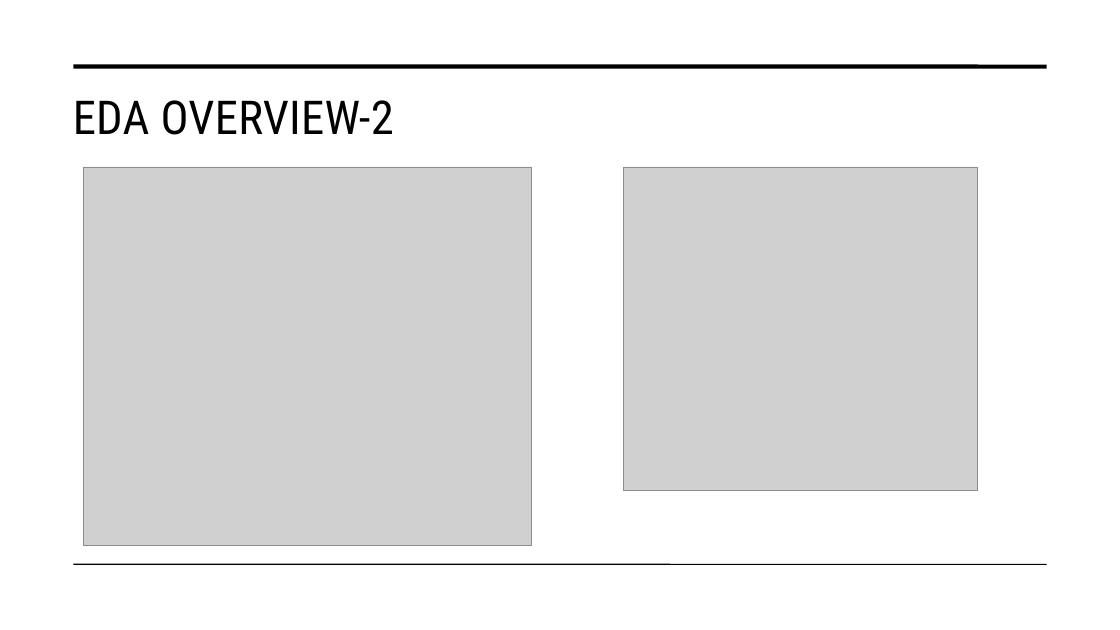
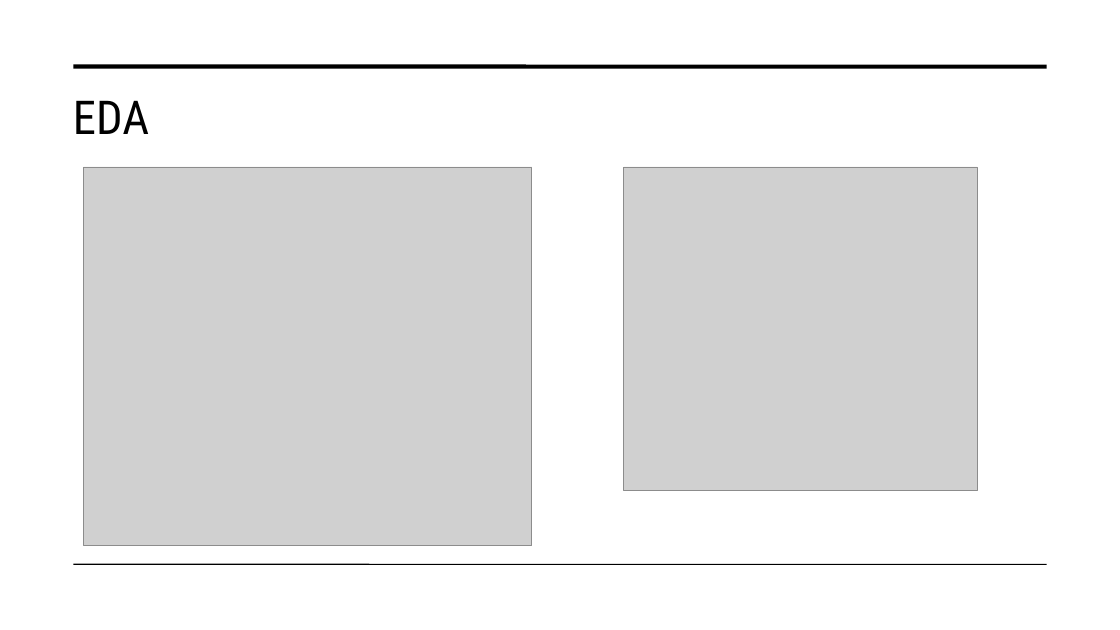
Before and after one commit to Basel-Aldwairi/Temperature_TSA, a slide deck: slide 12 of Report/Machine Learning Methods for Weather Forecasting.pptx (slide 8 before the commit). Drawn at 1120x630 pixels with LibreOffice and Linux fonts; fonts in the diff are those of the drawing; grey boxes stand for pictures. Boxes give left, top, right and bottom in pixels: in the first picture for what was removed or moved away, otherwise in the second. Text is boxed around its words. In the diff, an @@ line names an element or a change of style, - is before the commit and + after.

```diff
--- a/Report/Machine Learning Methods for Weather Forecasting.pptx
+++ b/Report/Machine Learning Methods for Weather Forecasting.pptx
@@ title at (73,100,150,134): text changed @@
-EDA OVERVIEW-2
+EDA
```
Also in this commit, not shown: 9 other slides changed, 9 slides added, 3 slides removed, 4 other files.
